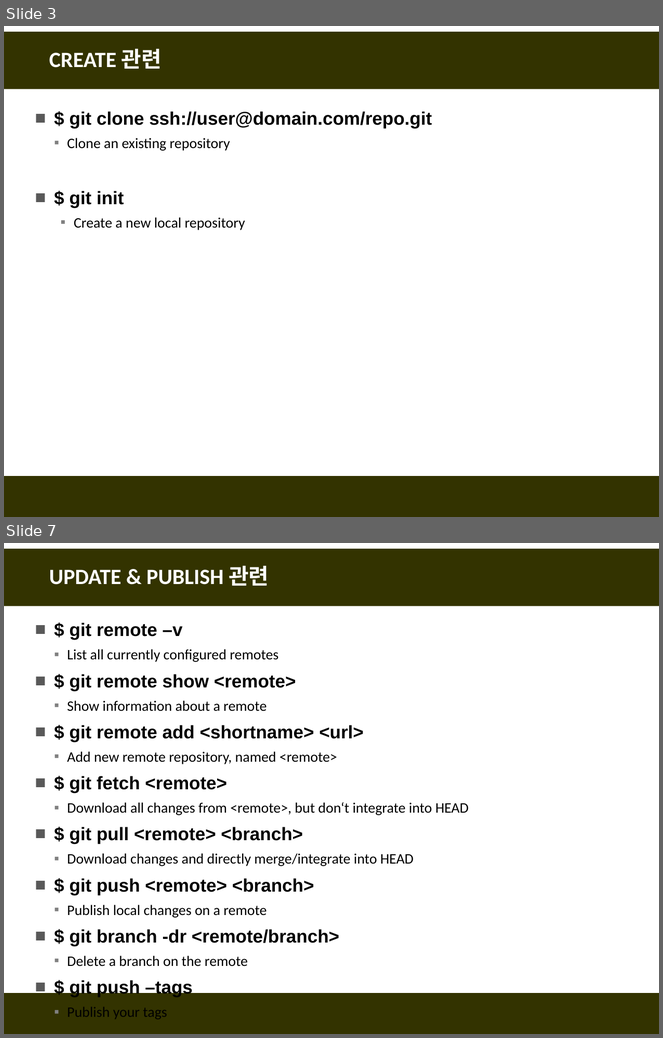
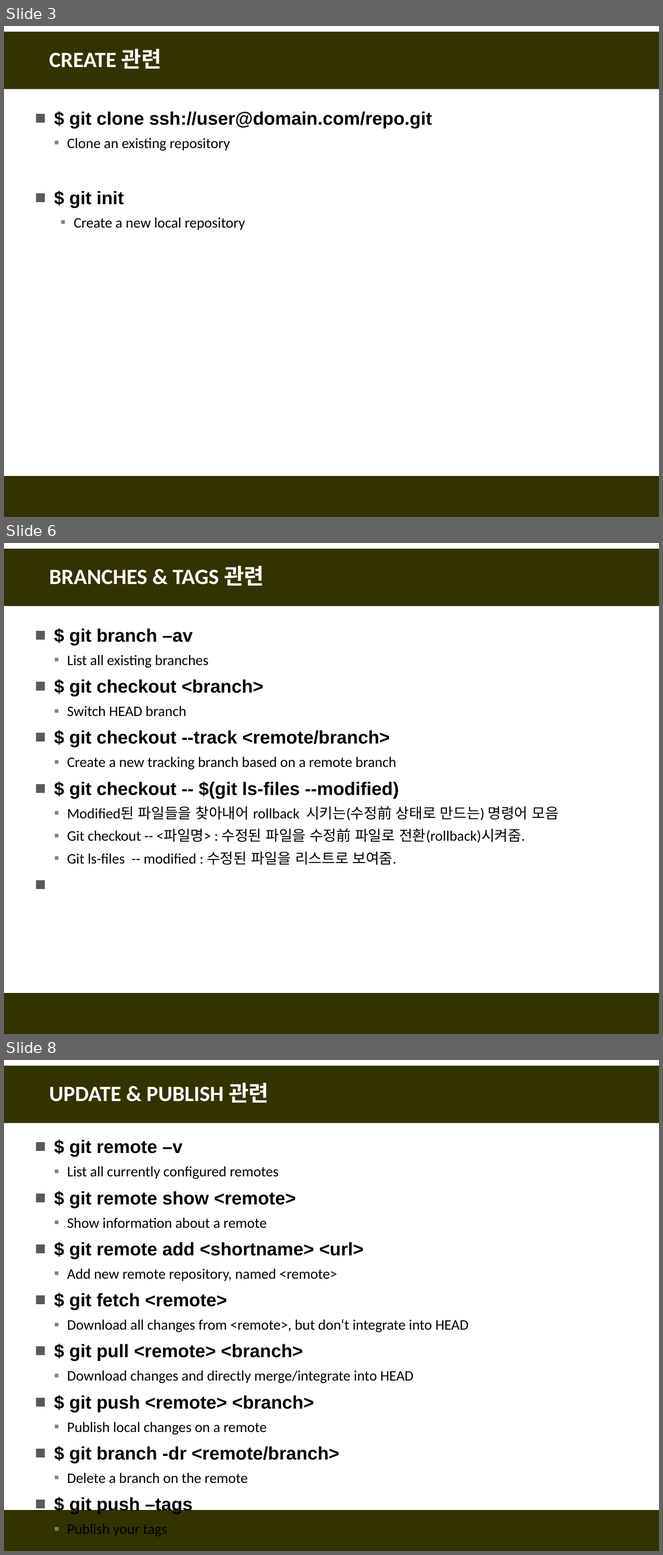
Before and after one commit to fasthill/github-lecture, a slide deck: git및github첫걸음11-명령어모음.pptx. Shown one above the other, each under a label of ours: slides 3 and 7 before the commit, slides 3, 6 and 8 after it; the slides between them are not shown. The pictures are 663x1038 and 663x1555 pixels, drawn with LibreOffice and Linux fonts; fonts in the diff are those of the drawing. Boxes give left, top, right and bottom in pixels: in the first picture for what was removed or moved away, otherwise in the second. Text is boxed around its words. In the diff, an @@ line names an element or a change of style, - is before the commit and + after.

```diff
--- a/git및github첫걸음11-명령어모음.pptx
+++ b/git및github첫걸음11-명령어모음.pptx
@@ slide 6 added at <box>4,543,659,1034</box>, background #FFFFFF; not listed: 2 template elements that a slide beside it also shows @@
@@ title added at <box>49,565,264,586</box>, 24 pt, text #FFFFFF, bold @@
+BRANCHES & TAGS 관련
@@ text added at <box>67,628,558,865</box>, 16 pt, text #000000 @@
+■ $ git branch –av
+  ▪ List all existing branches
+■ $ git checkout <branch>
+  ▪ Switch HEAD branch
+■ $ git checkout --track <remote/branch>
+  ▪ Create a new tracking branch based on a remote branch
+■ $ git checkout -- $(git ls-files --modified)
+  ▪ Modified된 파일들을 찾아내어 rollback 시키는(수정前 상태로 만드는) 명령어 모음
+  ▪ Git checkout -- <파일명> : 수정된 파일을 수정前 파일로 전환(rollback)시켜줌.
+  ▪ Git ls-files -- modified : 수정된 파일을 리스트로 보여줌.
@@ what was slide 7 is now slide 8 @@
```
Also in this commit, not shown: 1 slide changed.
